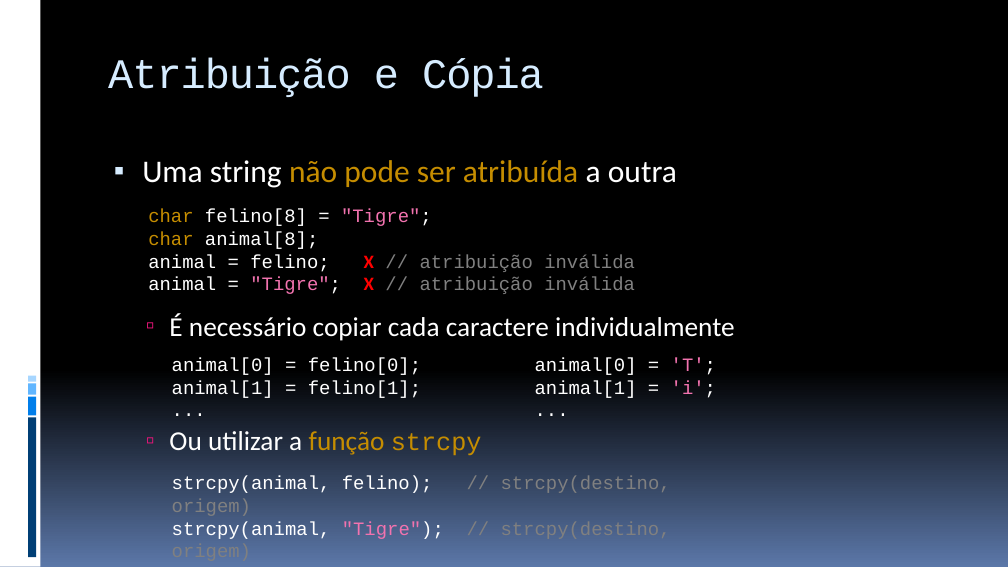
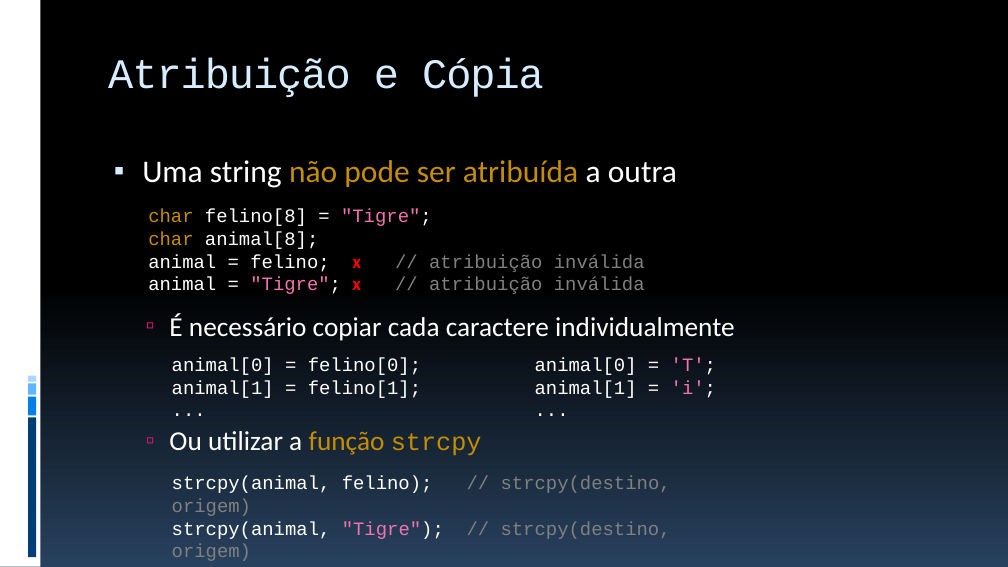
Before and after one commit to JudsonSS/ProgComp, a slide deck: slide 23 of Slides/11. Strings.pptx. Drawn at 1008x567 pixels with LibreOffice and Linux fonts; fonts in the diff are those of the drawing. Boxes give left, top, right and bottom in pixels: in the first picture for what was removed or moved away, otherwise in the second. Text is boxed around its words. In the diff, an @@ line names an element or a change of style, - is before the commit and + after.

```diff
--- a/Slides/11. Strings.pptx
+++ b/Slides/11. Strings.pptx
@@ background gradient #000000 to #5B77A8 to gradient #000000 to #28415E @@
@@ text at bbox=[148, 254, 645, 294]: text changed @@
-animal = felino; X // atribuição inválida
-animal = "Tigre"; X // atribuição inválida
+animal = felino; x // atribuição inválida
+animal = "Tigre"; x // atribuição inválida
```
Also in this commit, not shown: 36 other slides changed, 8 other files.
